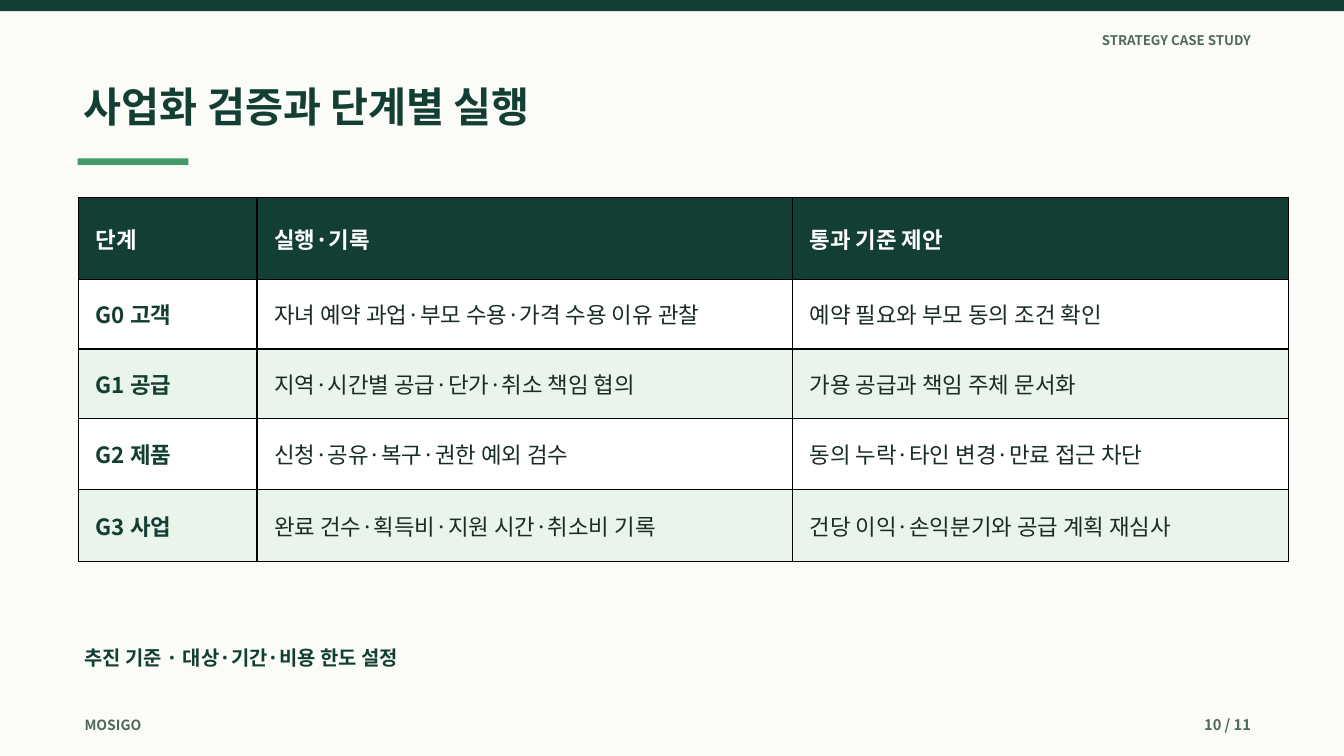
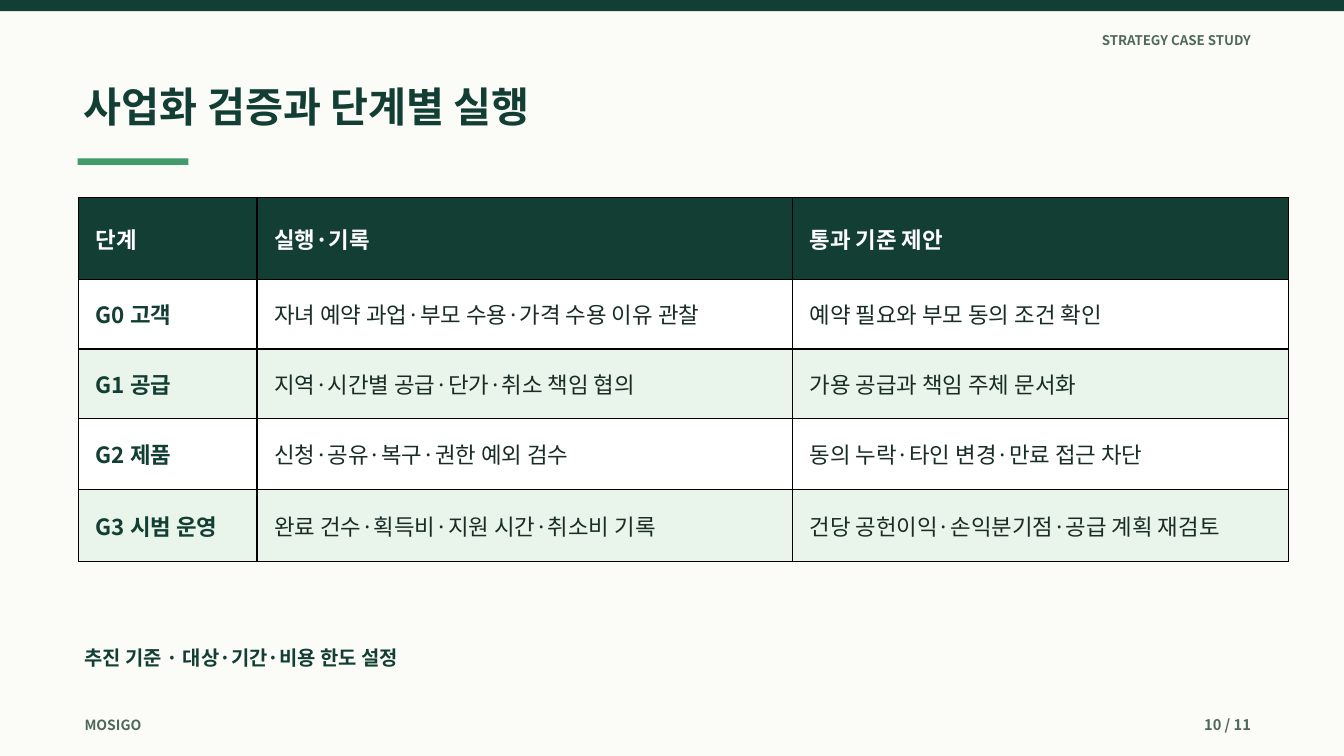
Before and after one commit to dohyunkimmm/mosigo-case-study, a slide deck: slide 10 of downloads/mosigo_report.pptx. Drawn at 1344x756 pixels with LibreOffice and Linux fonts; fonts in the diff are those of the drawing. Boxes give left, top, right and bottom in pixels: in the first picture for what was removed or moved away, otherwise in the second. Text is boxed around its words. In the diff, an @@ line names an element or a change of style, - is before the commit and + after.

```diff
--- a/downloads/mosigo_report.pptx
+++ b/downloads/mosigo_report.pptx
@@ table at (79,198,1289,562) @@
-row 5, column 1: G3 사업
+row 5, column 1: G3 시범 운영
-row 5, column 3: 건당 이익·손익분기와 공급 계획 재심사
+row 5, column 3: 건당 공헌이익·손익분기점·공급 계획 재검토
```
Also in this commit, not shown: 7 other slides changed, 17 other files.
